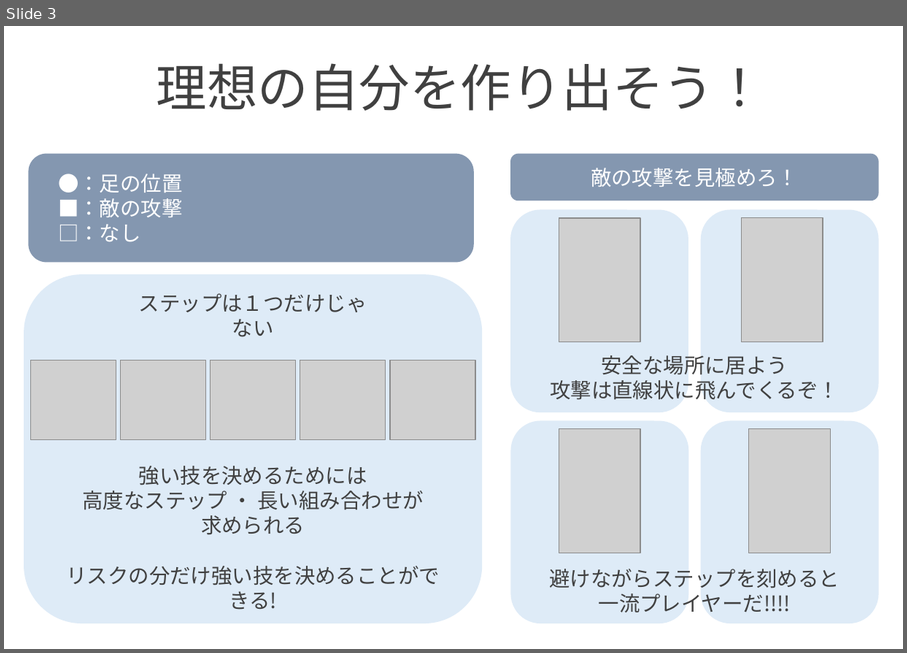
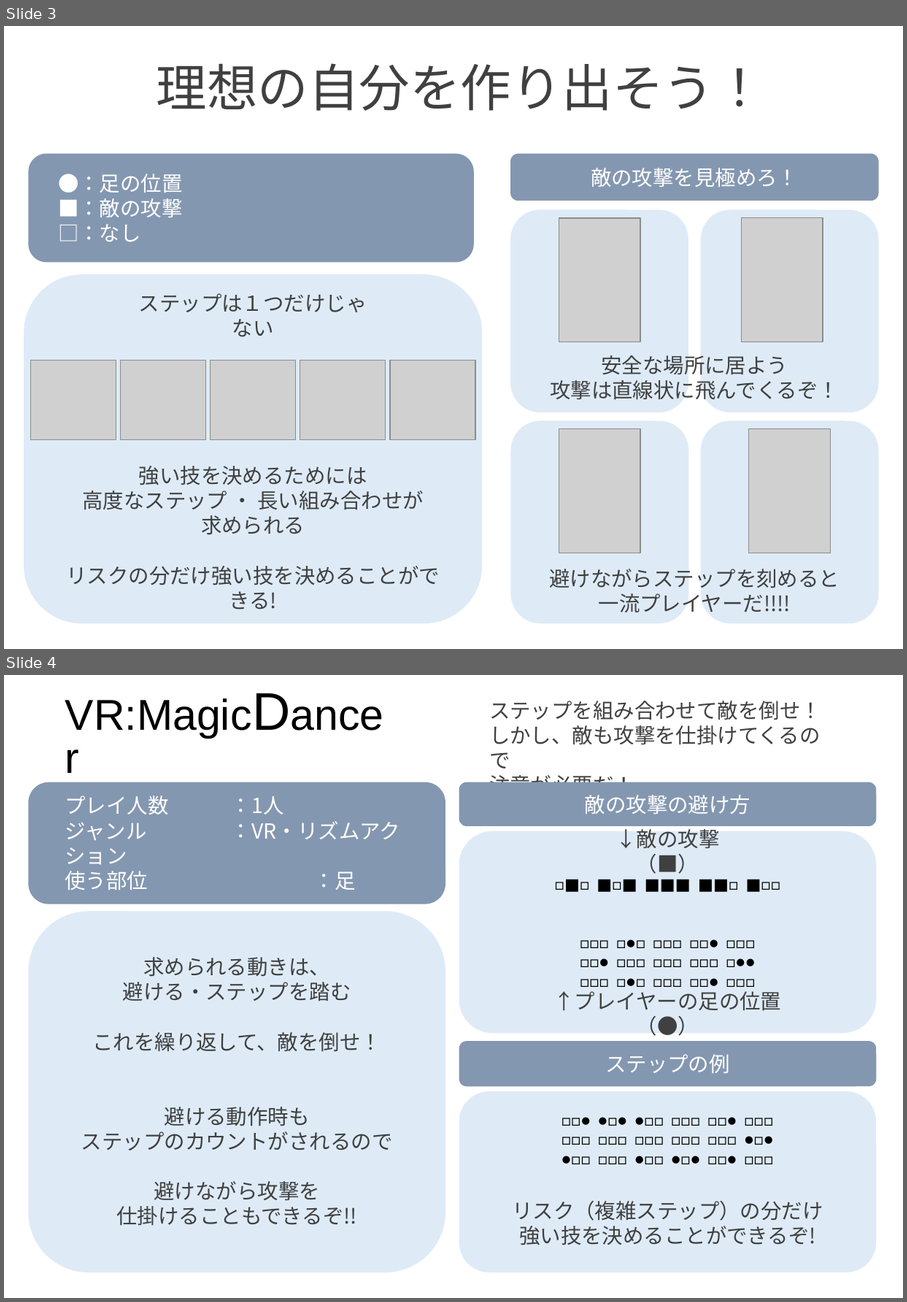
Before and after one commit to konata016/GamePlanning, a slide deck: 企画書/マジックダンサー.pptx. Shown one above the other, each under a label of ours: slide 3 before the commit, slides 3 and 4 after it. The pictures are 907x653 and 907x1302 pixels, drawn with LibreOffice and Linux fonts; fonts in the diff are those of the drawing; grey boxes stand for pictures. Boxes give left, top, right and bottom in pixels: in the first picture for what was removed or moved away, otherwise in the second. Text is boxed around its words. In the diff, an @@ line names an element or a change of style, - is before the commit and + after.

```diff
--- a/企画書/マジックダンサー.pptx
+++ b/企画書/マジックダンサー.pptx
@@ slide 4 added at [4,675,903,1298], background #FFFFFF @@
@@ text added at [65,698,252,738], 37.4 pt, text #000000 @@
+VR:MagicDancer
@@ text added at [489,701,822,798], 18 pt, text #404040 @@
+ステップを組み合わせて敵を倒せ！
+しかし、敵も攻撃を仕掛けてくるので
+注意が必要だ！
@@ rounded rectangle added at [28,782,446,904], fill #8497B0 @@
@@ rounded rectangle added at [459,782,877,826], fill #8497B0 @@
@@ text added at [65,795,400,890], 18 pt, text #FFFFFF @@
+プレイ人数 ：1人
+ジャンル ：VR・リズムアクション
+使う部位 ：足
@@ text added at [585,795,751,814], 18 pt, text #FFFFFF @@
+敵の攻撃の避け方
@@ rounded rectangle added at [459,831,877,1033], fill #DEEBF7 @@
@@ text added at [616,829,719,849], 18 pt, text #404040 @@
+↓敵の攻撃（■）
@@ text added at [517,870,819,1015], 14 pt, text #000000 @@
+□■□ ■□■ ■■■ ■■□ ■□□
+□□□ □●□ □□□ □□● □□□
+□□● □□□ □□□ □□□ □●●
+□□□ □●□ □□□ □□● □□□
@@ rounded rectangle added at [28,911,446,1272], fill #DEEBF7 @@
@@ text added at [81,957,392,1225], 18 pt, text #404040 @@
+求められる動きは、
+避ける・ステップを踏む
+これを繰り返して、敵を倒せ！
+避ける動作時も
+ステップのカウントがされるので
+避けながら攻撃を
+仕掛けることもできるぞ!!
@@ text added at [554,991,782,1011], 18 pt, text #404040 @@
+↑プレイヤーの足の位置（●）
@@ rounded rectangle added at [459,1041,877,1087], fill #8497B0 @@
@@ text added at [606,1054,730,1073], 18 pt, text #FFFFFF @@
+ステップの例
@@ rounded rectangle added at [459,1091,877,1272], fill #DEEBF7 @@
@@ text added at [488,1106,849,1174], 14 pt, text #000000 @@
+□□● ●□● ●□□ □□□ □□● □□□
+□□□ □□□ □□□ □□□ □□□ ●□●
+●□□ □□□ ●□□ ●□● □□● □□□
@@ text added at [512,1201,823,1245], 18 pt, text #404040 @@
+リスク（複雑ステップ）の分だけ
+強い技を決めることができるぞ!
```
Also in this commit, not shown: 1 other slide added, 1 other file.
